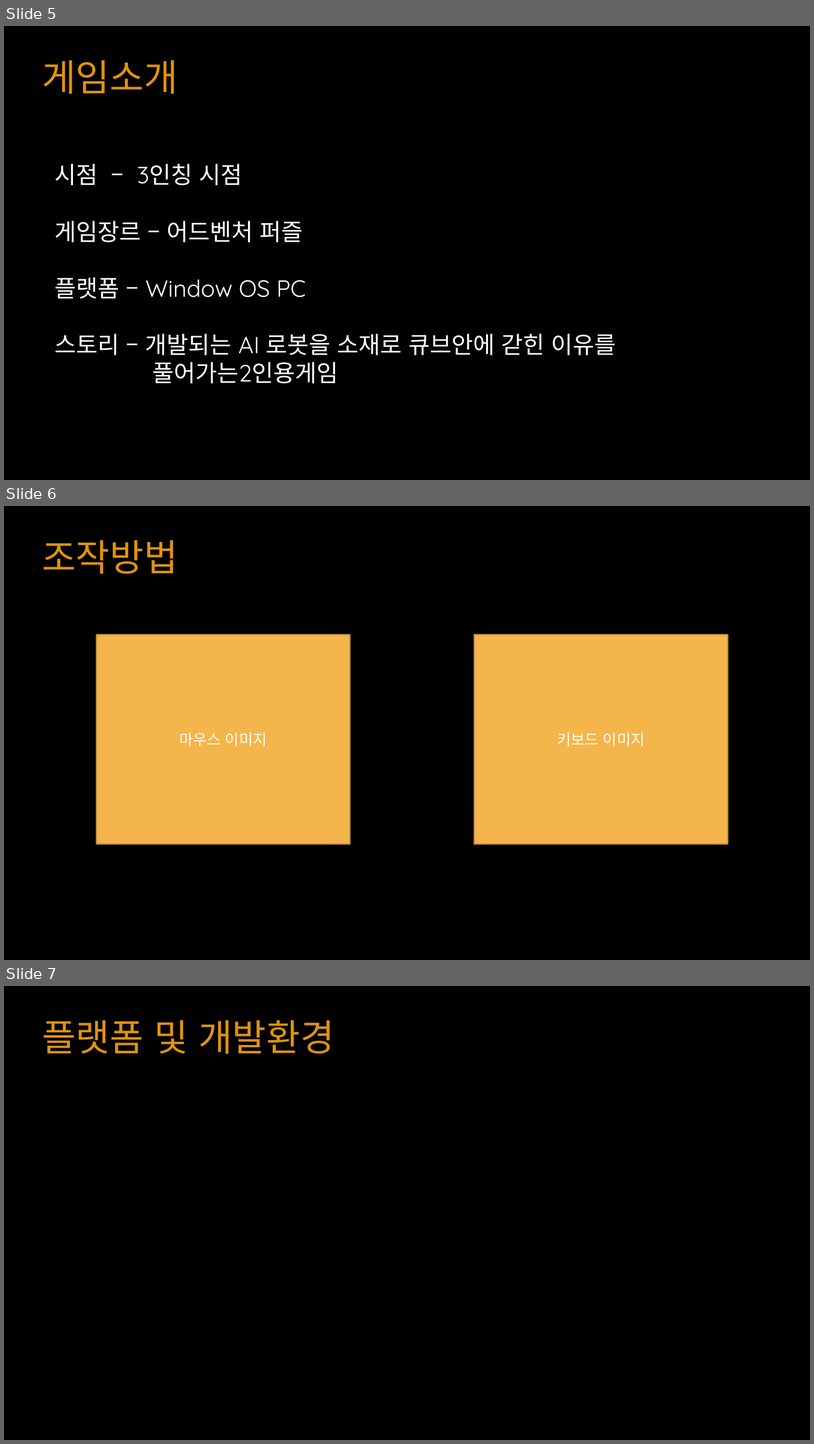
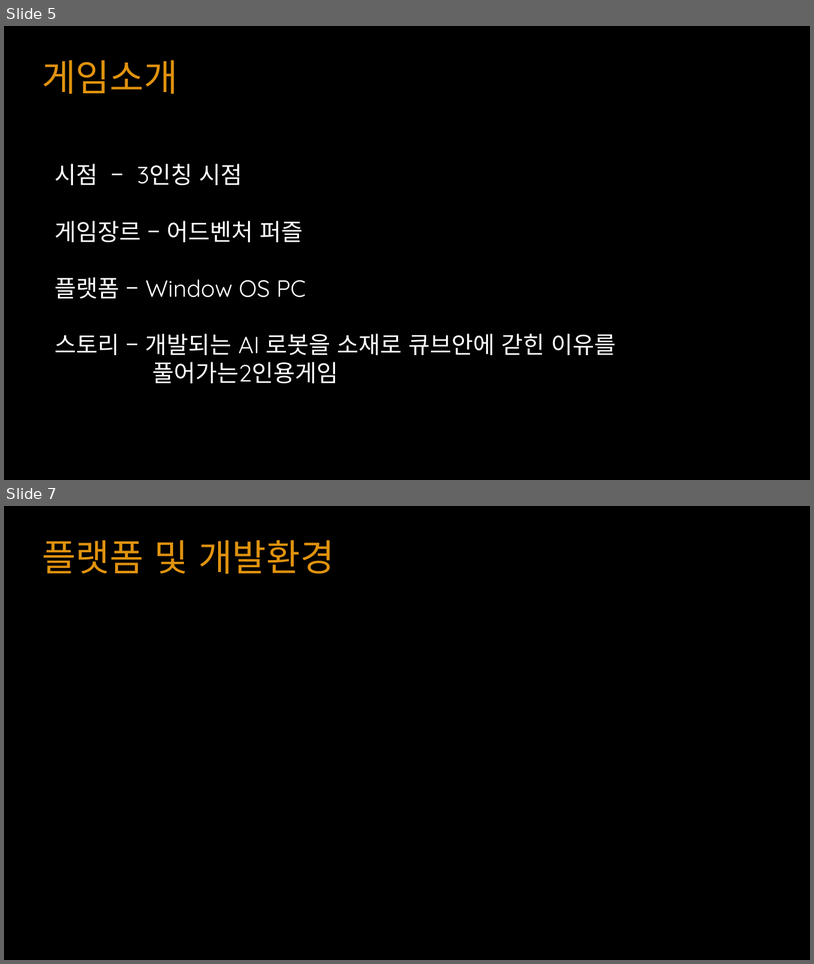
Before and after one commit to YKTeam/Room503, a slide deck: Document/Escape Cube(가제) ppt.pptx. Shown one above the other, each under a label of ours: slides 5, 6 and 7 before the commit, slides 5 and 7 after it; the slides between them are not shown. The pictures are 814x1444 and 814x964 pixels, drawn with LibreOffice and Linux fonts; fonts in the diff are those of the drawing. Boxes give left, top, right and bottom in pixels: in the first picture for what was removed or moved away, otherwise in the second. Text is boxed around its words. In the diff, an @@ line names an element or a change of style, - is before the commit and + after.

```diff
--- a/Document/Escape Cube(가제) ppt.pptx
+++ b/Document/Escape Cube(가제) ppt.pptx
@@ slide 6 removed at <box>4,506,810,960</box>, background #000000 @@
@@ text removed at <box>42,540,178,574</box> @@
-조작방법
@@ rectangle removed at <box>96,634,350,844</box> @@
-마우스 이미지
@@ rectangle removed at <box>474,634,728,844</box> @@
-키보드 이미지
```
Also in this commit, not shown: 3 slides changed, 3 slides added, 4 other files.
